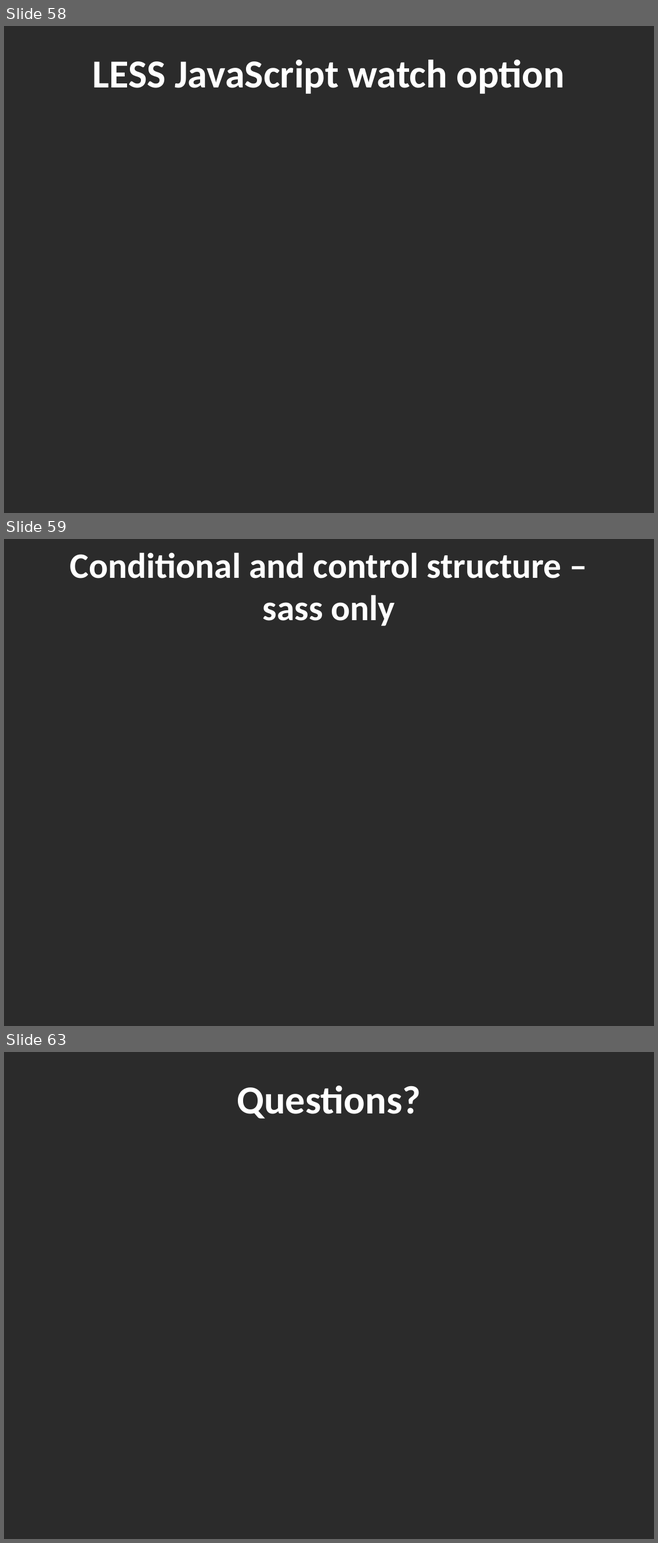
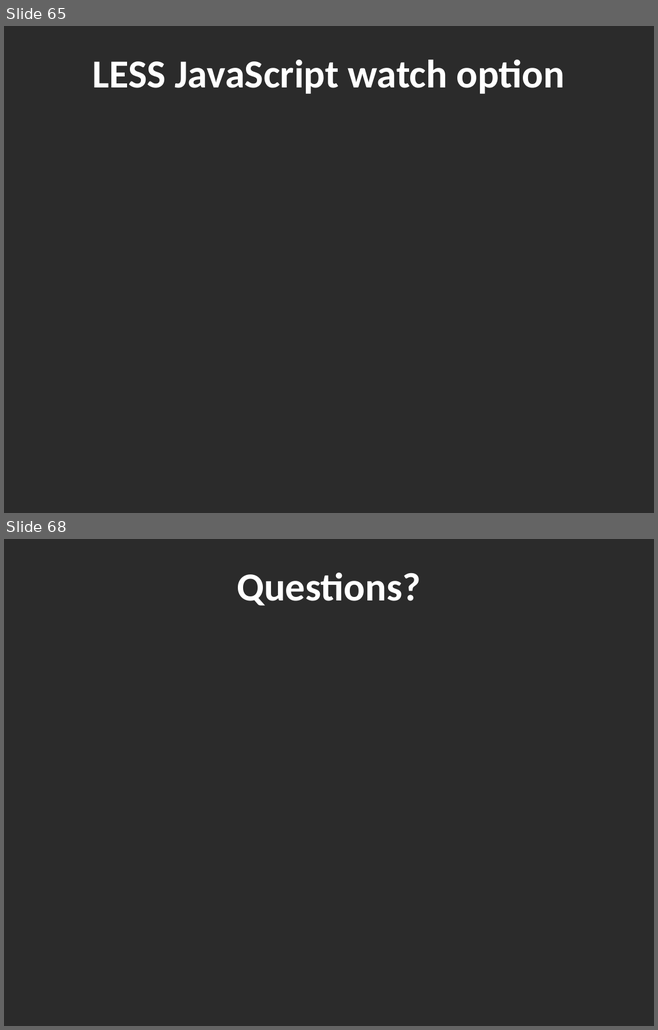
Before and after one commit to jacobladams/presentations, a slide deck: less-and-sass/Write LESS CSS and make it SASSier.pptx. Shown one above the other, each under a label of ours: slides 58, 59 and 63 before the commit, slides 65 and 68 after it; the slides between them are not shown. The pictures are 658x1543 and 658x1030 pixels, drawn with LibreOffice and Linux fonts; fonts in the diff are those of the drawing; background and template pictures are left out; a plain dark background stands for a picture behind light text. Boxes give left, top, right and bottom in pixels: in the first picture for what was removed or moved away, otherwise in the second. Text is boxed around its words. In the diff, an @@ line names an element or a change of style, - is before the commit and + after.

```diff
--- a/less-and-sass/Write LESS CSS and make it SASSier.pptx
+++ b/less-and-sass/Write LESS CSS and make it SASSier.pptx
@@ slide 59 removed at [4, 539, 654, 1026], background picture (left out) @@
@@ title removed at [70, 552, 561, 626] @@
-Conditional and control structure – sass only
@@ what was slide 58 is now slide 65 @@
@@ what was slide 63 is now slide 68 @@
```
Also in this commit, not shown: 2 slides changed, 9 slides added, 3 other slides removed.
